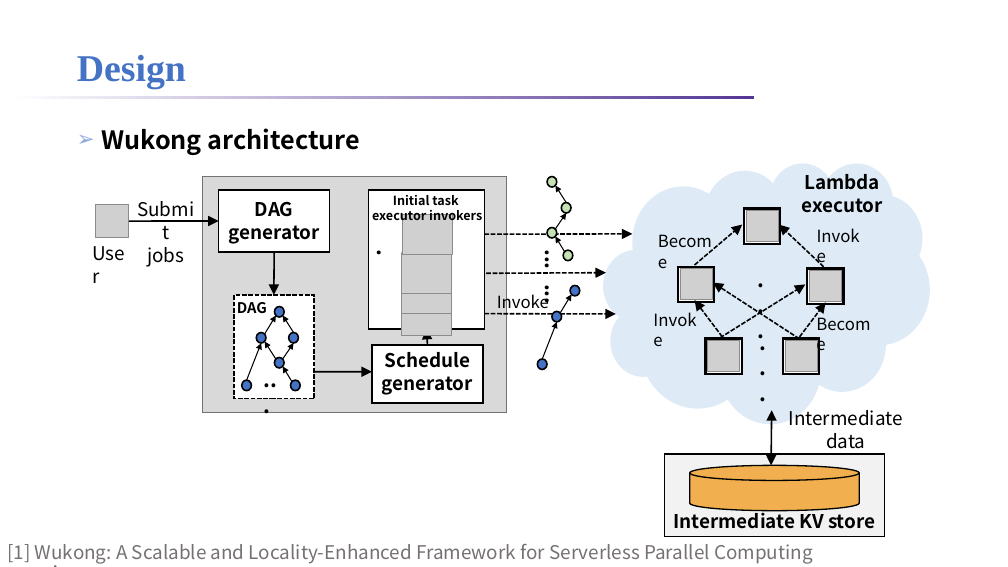
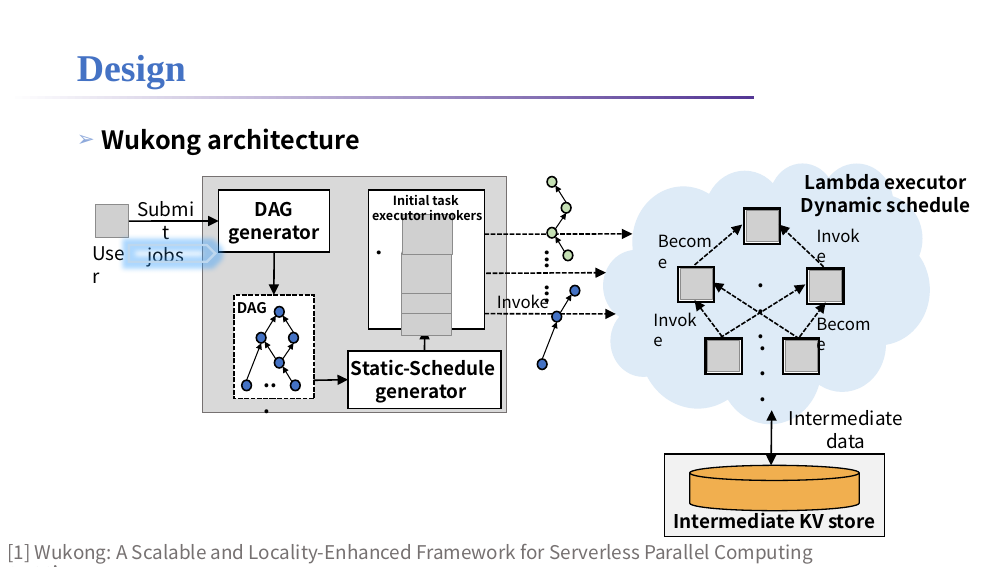
Before and after one commit to lt2000/ADSL, a slide deck: slide 9 of meeting/利用调度解决Serverless的IO时延问题.pptx. Drawn at 1008x567 pixels with LibreOffice and Linux fonts; fonts in the diff are those of the drawing; grey boxes stand for pictures; background and template pictures are left out. Boxes give left, top, right and bottom in pixels: in the first picture for what was removed or moved away, otherwise in the second. Text is boxed around its words. In the diff, an @@ line names an element or a change of style, - is before the commit and + after.

```diff
--- a/meeting/利用调度解决Serverless的IO时延问题.pptx
+++ b/meeting/利用调度解决Serverless的IO时延问题.pptx
@@ text at (x1=801, y1=196, x2=970, y2=217): paragraph added @@
+Dynamic schedule
@@ pentagon arrow added at (x1=129, y1=245, x2=215, y2=262), outline #BDD7EE 2.25 pt @@
@@ arrow moved from (427, 346) - (426, 329) to (424, 351) - (425, 329) @@
@@ rectangle resized from (x1=372, y1=346, x2=483, y2=404) to (x1=348, y1=351, x2=501, y2=409) @@
@@ text at (x1=351, y1=359, x2=496, y2=403): text changed @@
-Schedule generator
+Static-Schedule generator
@@ arrow moved from (315, 372) - (372, 372) to (314, 380) - (348, 380) @@
```
Also in this commit, not shown: 11 other slides changed, 5 slides added, 1 other file.
